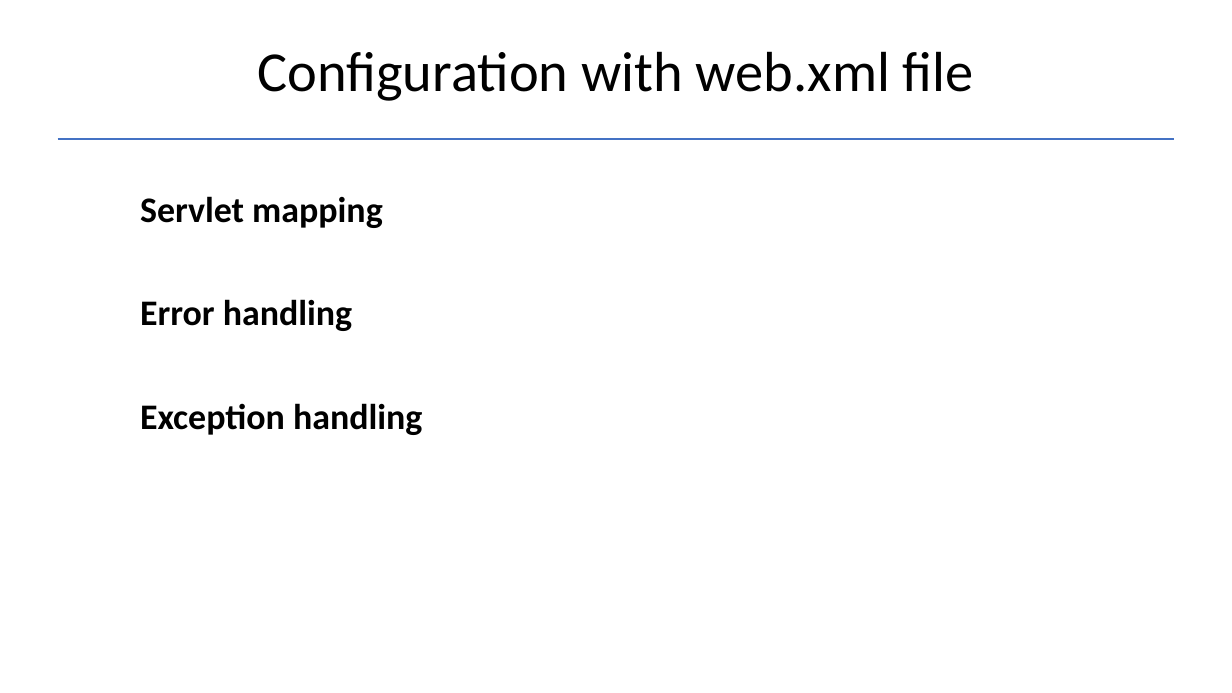
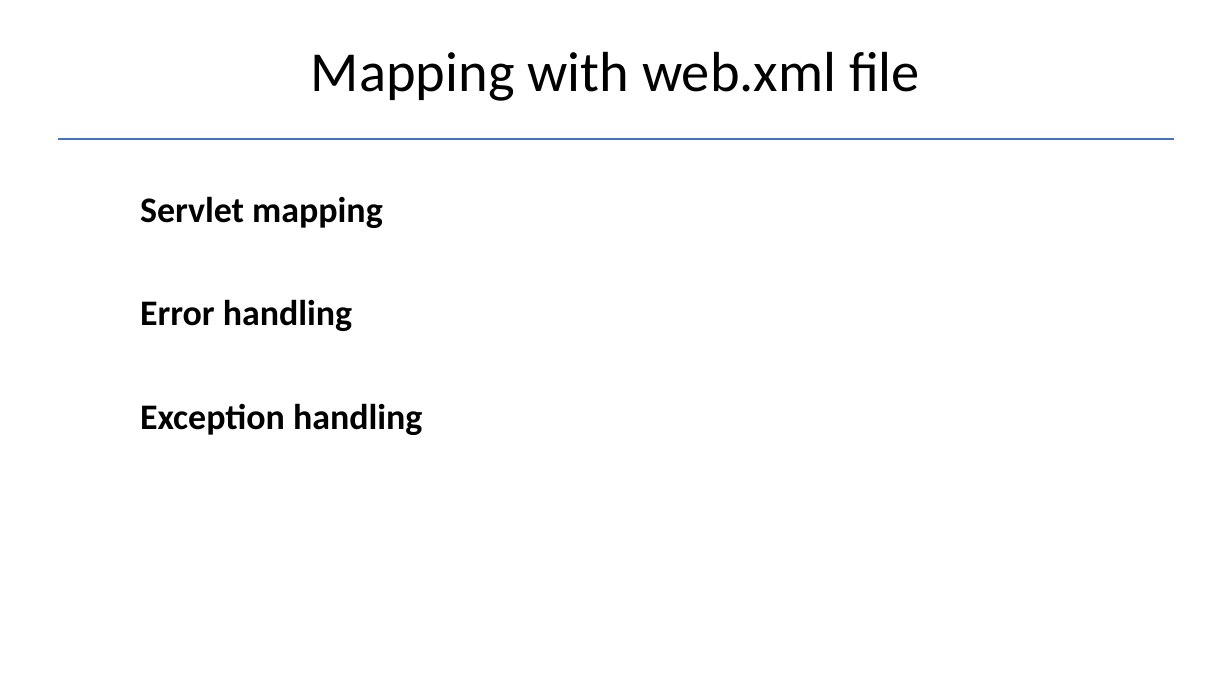
Before and after one commit to Garnik94/Levelup_presentations, a slide deck: slide 8 of Servlet/Servlet_Presentation.pptx (slide 7 before the commit). Drawn at 1232x693 pixels with LibreOffice and Linux fonts; fonts in the diff are those of the drawing. Boxes give left, top, right and bottom in pixels: in the first picture for what was removed or moved away, otherwise in the second. Text is boxed around its words. In the diff, an @@ line names an element or a change of style, - is before the commit and + after.

```diff
--- a/Servlet/Servlet_Presentation.pptx
+++ b/Servlet/Servlet_Presentation.pptx
@@ title at [311,51,920,101]: text changed @@
-Configuration with web.xml file
+Mapping with web.xml file
```
Also in this commit, not shown: 7 other slides changed, 2 other files.
